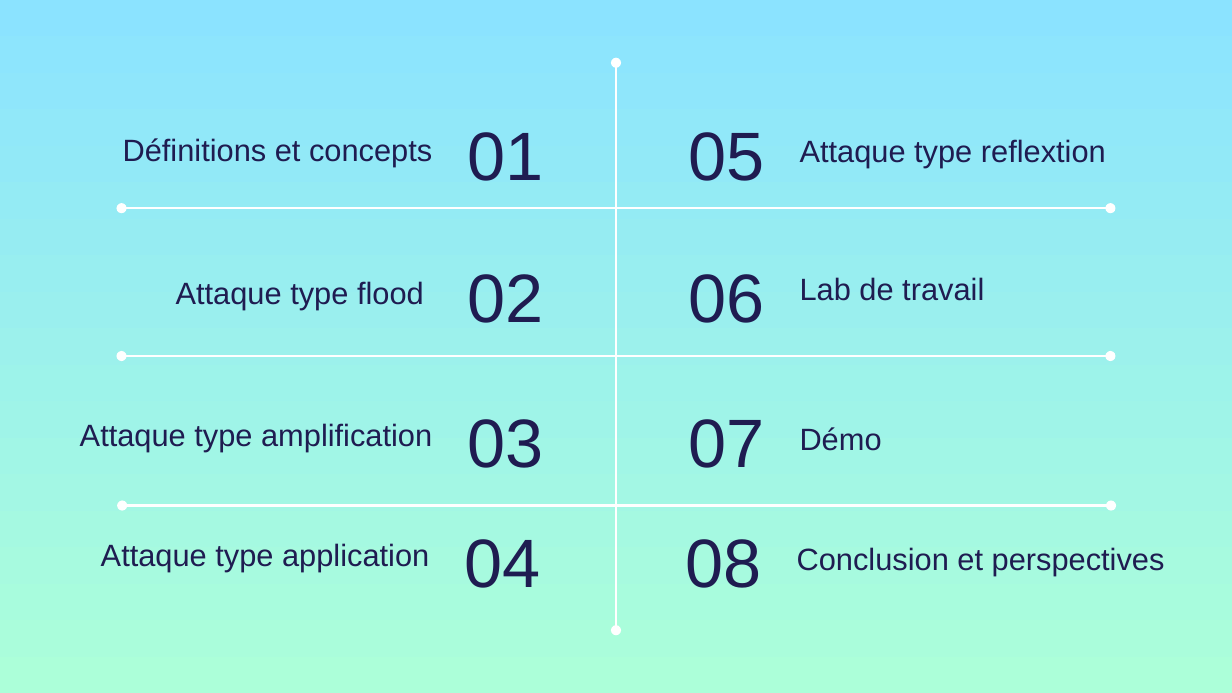
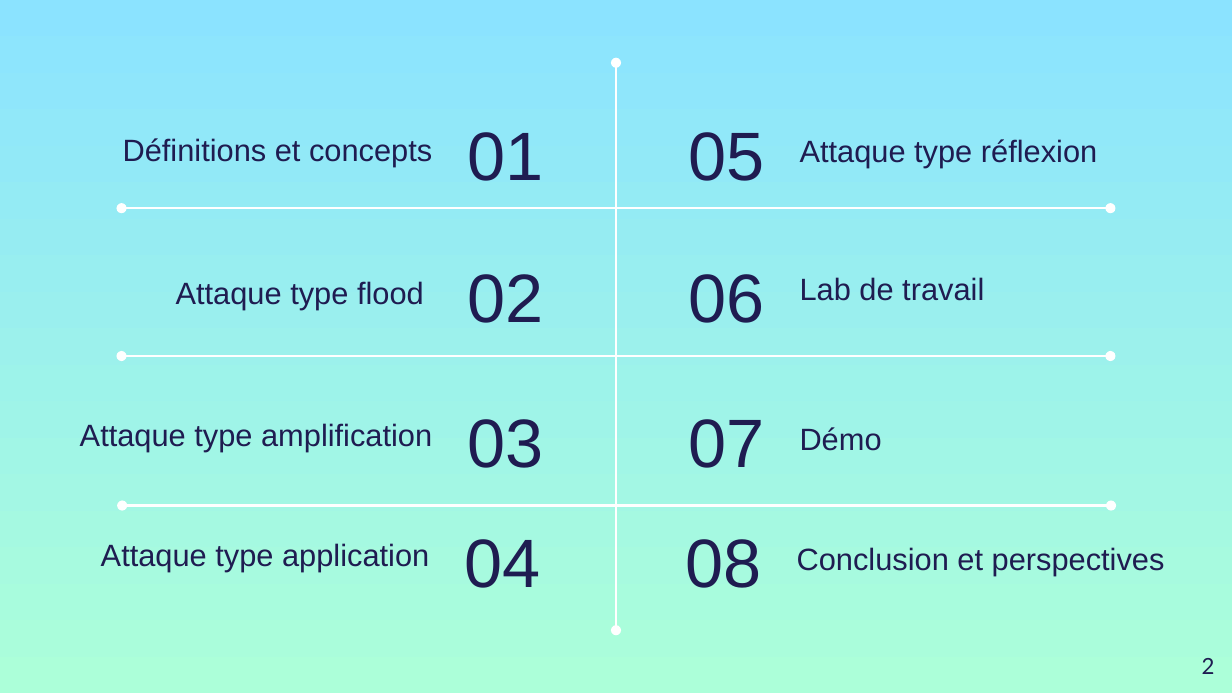
Before and after one commit to amadouth6/Crypto_project, a slide deck: slide 2 of Présentation.pptx. Drawn at 1232x693 pixels with LibreOffice and Linux fonts; fonts in the diff are those of the drawing. Boxes give left, top, right and bottom in pixels: in the first picture for what was removed or moved away, otherwise in the second. Text is boxed around its words. In the diff, an @@ line names an element or a change of style, - is before the commit and + after.

```diff
--- a/Présentation.pptx
+++ b/Présentation.pptx
@@ title at (800,139,1097,167): text changed @@
-Attaque type reflextion
+Attaque type réflexion
@@ page number added at (1202,658,1215,674), 13 pt, text #1F1C51 @@
+2
```
Also in this commit, not shown: 11 other slides changed, 3 other files.
